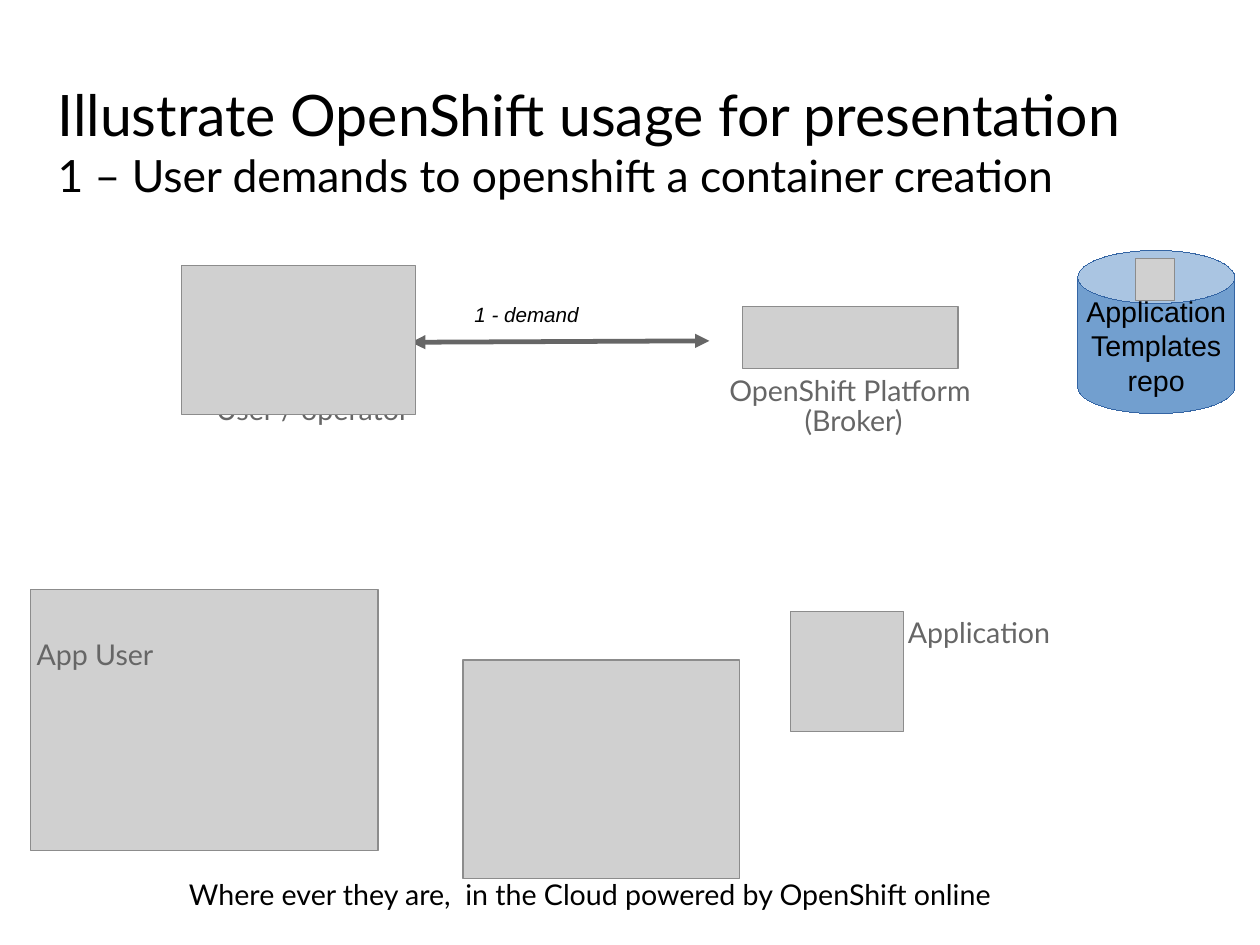
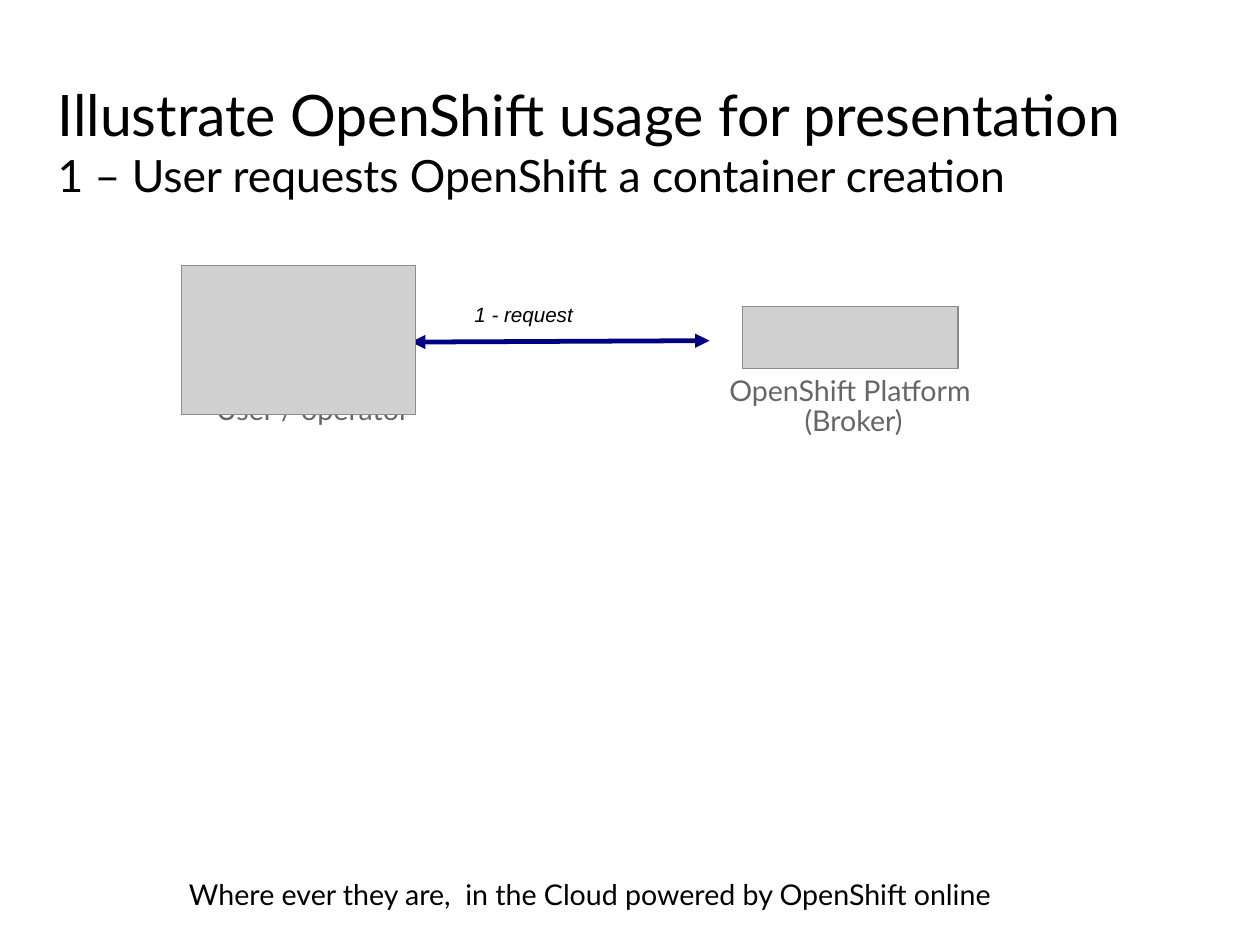
Before and after one commit to lucpierson/PHP-prz, a slide deck: slide 1 of illustrate.odp. Drawn at 1260x945 pixels with LibreOffice and Linux fonts; fonts in the diff are those of the drawing; grey boxes stand for pictures; background and template pictures are left out. Boxes give left, top, right and bottom in pixels: in the first picture for what was removed or moved away, otherwise in the second. Text is boxed around its words. In the diff, an @@ line names an element or a change of style, - is before the commit and + after.

```diff
--- a/illustrate.odp
+++ b/illustrate.odp
@@ text at (x1=58, y1=159, x2=1005, y2=200): text changed @@
-1 – User demands to openshift a container creation
+1 – User requests OpenShift a container creation
@@ cylinder removed at (x1=1078, y1=250, x2=1235, y2=414) @@
-Application
-Templates
-repo
@@ picture removed at (x1=1135, y1=258, x2=1175, y2=301) @@
@@ text at (x1=474, y1=307, x2=573, y2=327): text changed @@
-1 - demand
+1 - request
@@ double arrow (412, 342) - (710, 341): stroke #666666 3 pt to #000080 3 pt @@
@@ picture removed at (x1=31, y1=590, x2=378, y2=851) @@
@@ picture removed at (x1=791, y1=612, x2=904, y2=732) @@
@@ text removed at (x1=908, y1=622, x2=1050, y2=648) @@
-Application
@@ text removed at (x1=37, y1=644, x2=153, y2=670) @@
-App User
@@ picture removed at (x1=463, y1=660, x2=740, y2=879) @@
@@ text removed at (x1=423, y1=783, x2=775, y2=845) @@
-Presentation
```
Also in this commit, not shown: 6 other slides changed, 2 other files.
